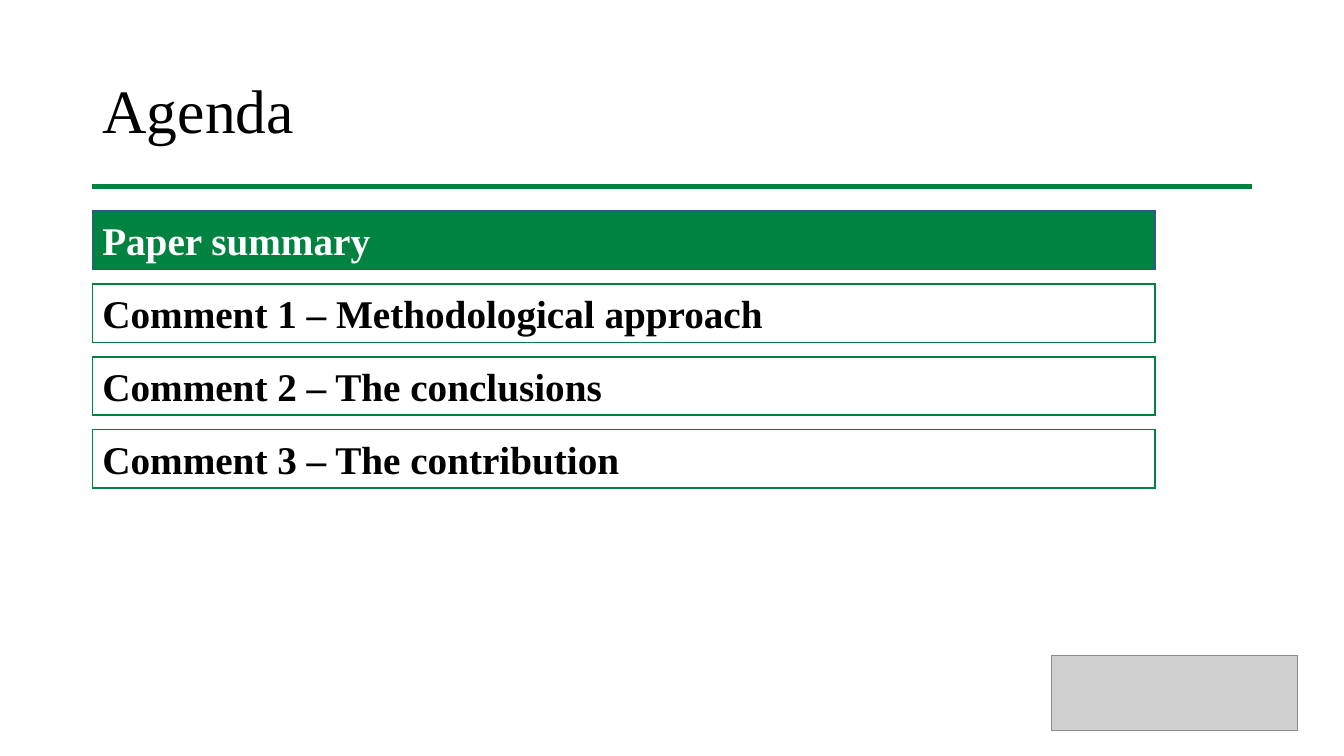
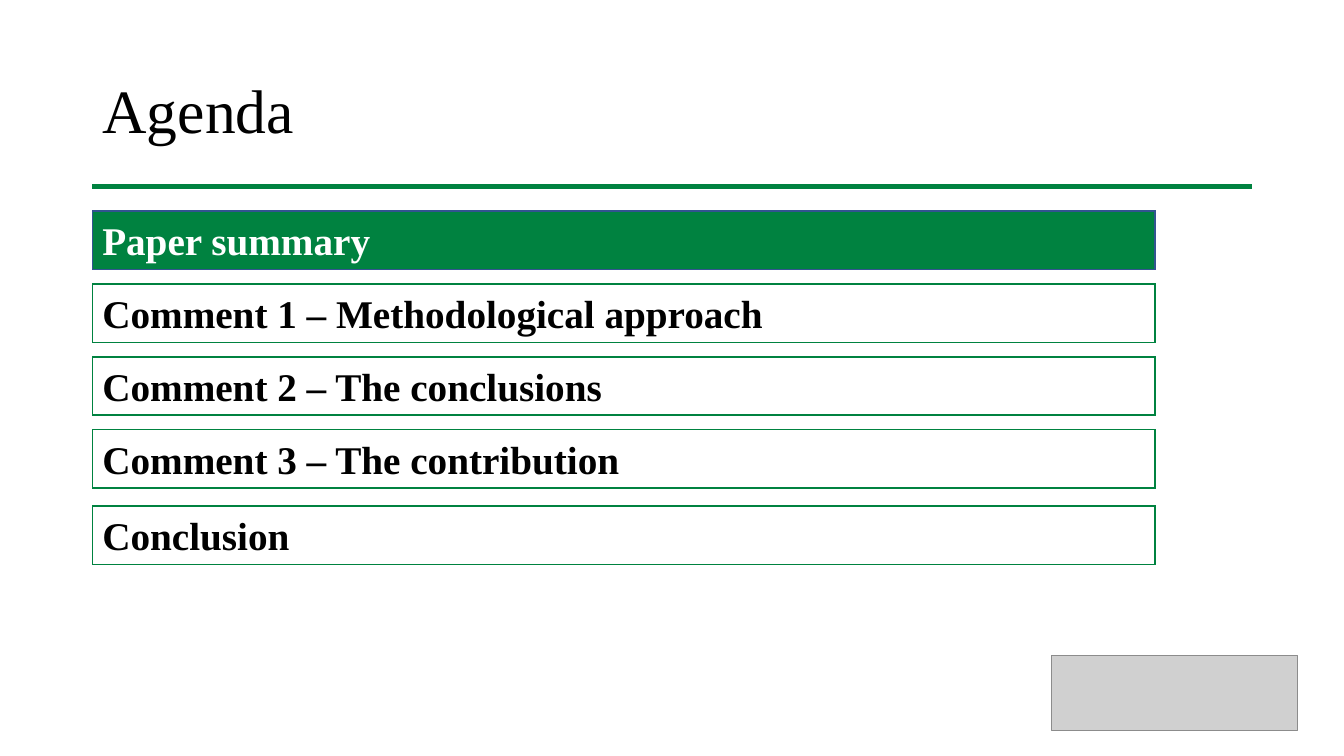
Before and after one commit to larsphilipp/ResSem19, a slide deck: slide 2 of Discussion/Discussion_Woessner_Stauffenegger_V2.pptx. Drawn at 1344x756 pixels with LibreOffice and Linux fonts; fonts in the diff are those of the drawing; grey boxes stand for pictures. Boxes give left, top, right and bottom in pixels: in the first picture for what was removed or moved away, otherwise in the second. Text is boxed around its words. In the diff, an @@ line names an element or a change of style, - is before the commit and + after.

Commit message:
updated

```diff
--- a/Discussion/Discussion_Woessner_Stauffenegger_V2.pptx
+++ b/Discussion/Discussion_Woessner_Stauffenegger_V2.pptx
@@ rectangle added at (x1=93, y1=506, x2=1155, y2=565), outline #008240 1 pt, 28 pt, text #000000, bold @@
+Conclusion
```
